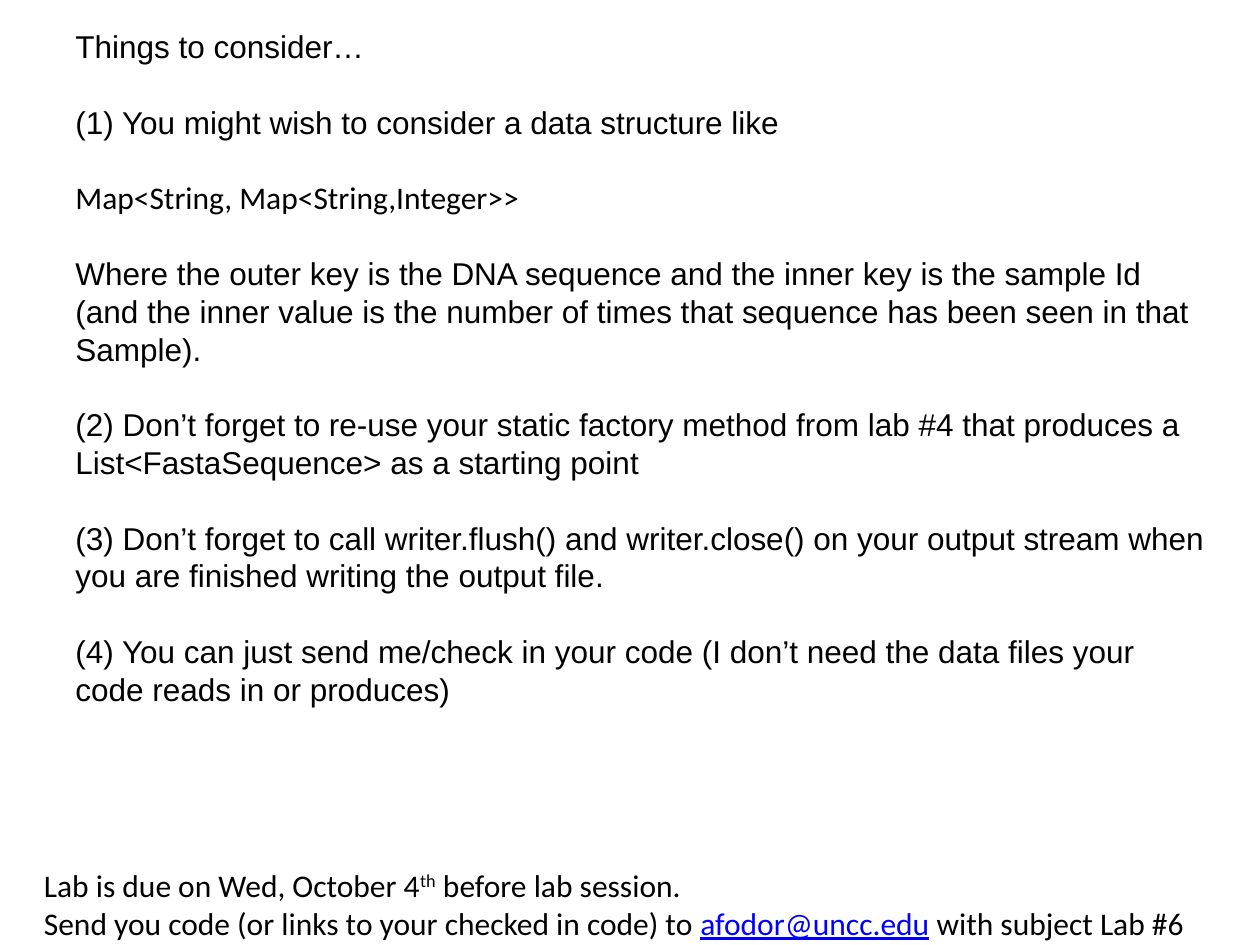
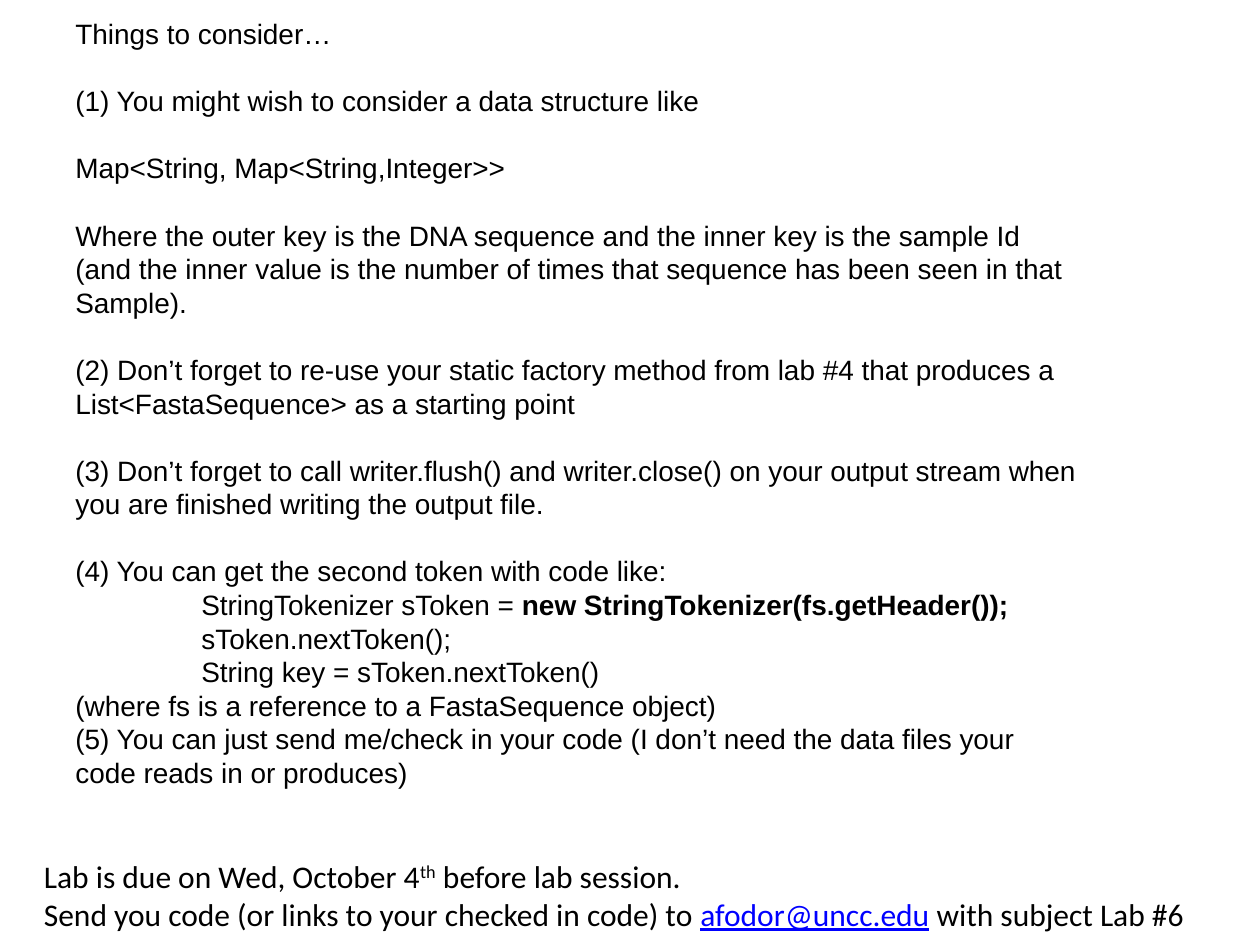
Before and after one commit to afodor/afodor.github.io, a slide deck: slide 3 of classes/prog2017/Lab06.pptx. Drawn at 1260x945 pixels with LibreOffice and Linux fonts; fonts in the diff are those of the drawing. Boxes give left, top, right and bottom in pixels: in the first picture for what was removed or moved away, otherwise in the second. Text is boxed around its words. In the diff, an @@ line names an element or a change of style, - is before the commit and + after.

Commit message:
one more hint for lab # 6

```diff
--- a/classes/prog2017/Lab06.pptx
+++ b/classes/prog2017/Lab06.pptx
@@ text "Things to consider…": place and size @@
-text "Things to consider…" at box(75, 35, 1203, 707)
+text "Things to consider…" at box(75, 23, 1076, 788)
@@ text at box(75, 23, 1076, 788): size 18 to 16 pt in "Things to consider…", "(1) You might wish to consider a ...", "Map<String, Map<String,Integer>>", "Where the outer key is the DNA ..." and 7 more places; font Calibri to Arial in "Map<String, Map<String,Integer>>" @@
@@ text at box(75, 560, 1014, 755): text changed; size 18 to 16 pt @@
-(4) You can just send me/check in your code (I don’t need the data files your
+(4) You can get the second token with code like:
+StringTokenizer sToken = new StringTokenizer(fs.getHeader());
+sToken.nextToken();
+String key = sToken.nextToken()
+(where fs is a reference to a FastaSequence object)
+(5) You can just send me/check in your code (I don’t need the data files your
@@ text "Lab is due on Wed, ...": place and size @@
-text "Lab is due on Wed, ..." at box(44, 875, 1184, 941)
+text "Lab is due on Wed, ..." at box(44, 866, 1184, 932)
```
